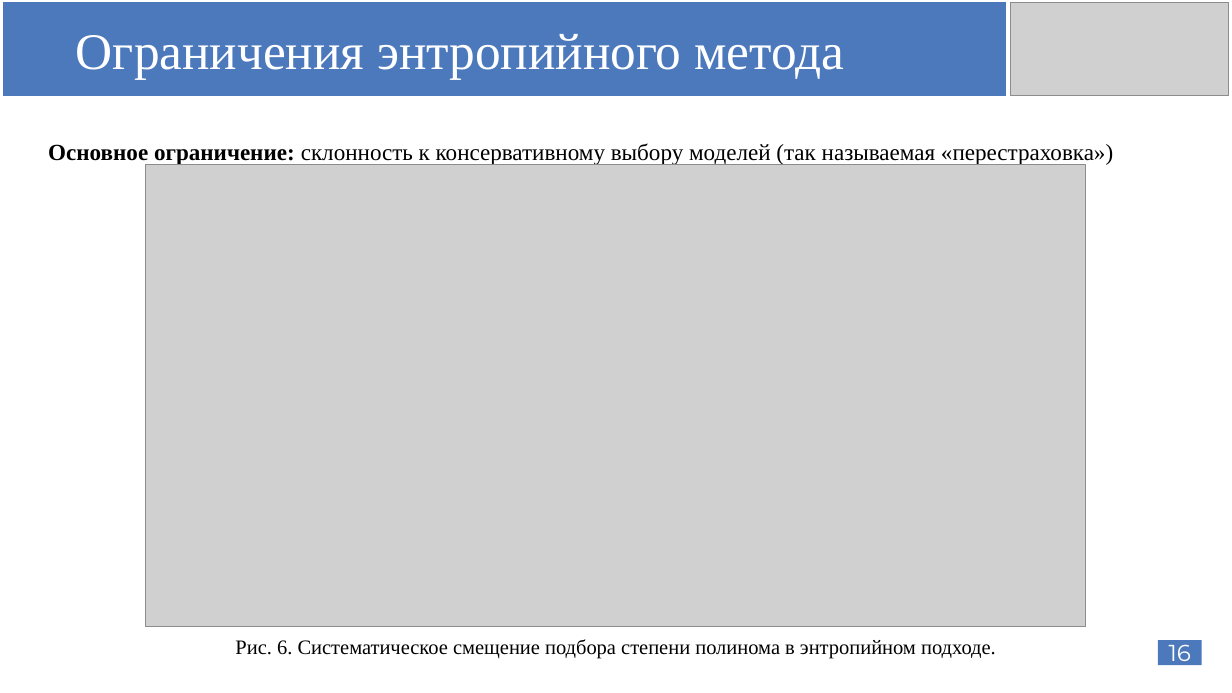
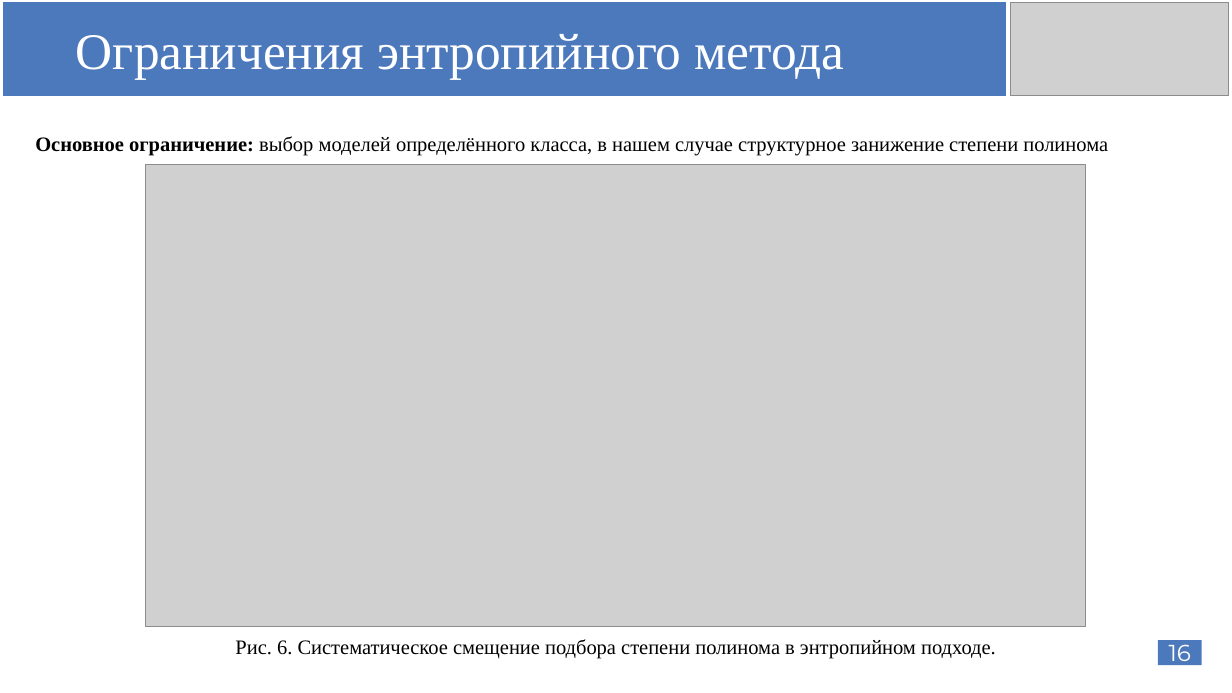
Before and after one commit to AnfimovAleksandr/mag_diploma, a slide deck: slide 16 of Защита диплома/Anfimov_diplom_shablon.pptx. Drawn at 1232x693 pixels with LibreOffice and Linux fonts; fonts in the diff are those of the drawing; grey boxes stand for pictures. Boxes give left, top, right and bottom in pixels: in the first picture for what was removed or moved away, otherwise in the second. Text is boxed around its words. In the diff, an @@ line names an element or a change of style, - is before the commit and + after.

```diff
--- a/Защита диплома/Anfimov_diplom_shablon.pptx
+++ b/Защита диплома/Anfimov_diplom_shablon.pptx
@@ text at (x1=35, y1=136, x2=1108, y2=156): text changed; size 18 to 16 pt @@
-Основное ограничение: склонность к консервативному выбору моделей (так называемая «перестраховка»)
+Основное ограничение: выбор моделей определённого класса, в нашем случае структурное занижение степени полинома
```
Also in this commit, not shown: 10 other slides changed, 16 slides added, 38 other files.
